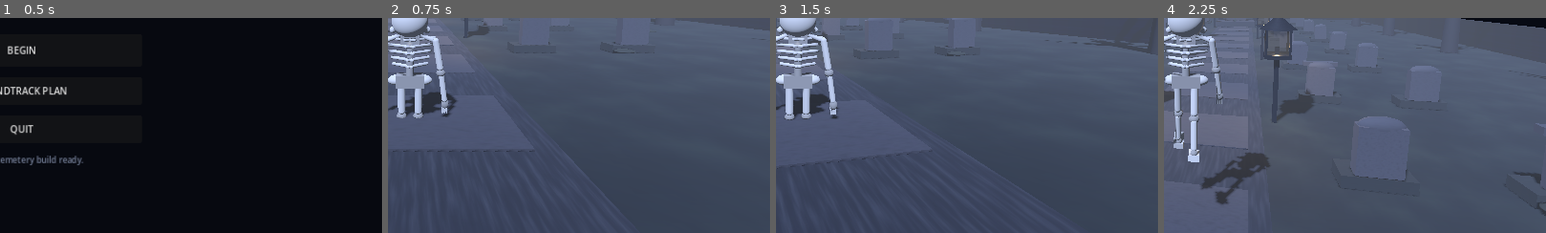
Above: before the commit, frames 1-4 (left to right).
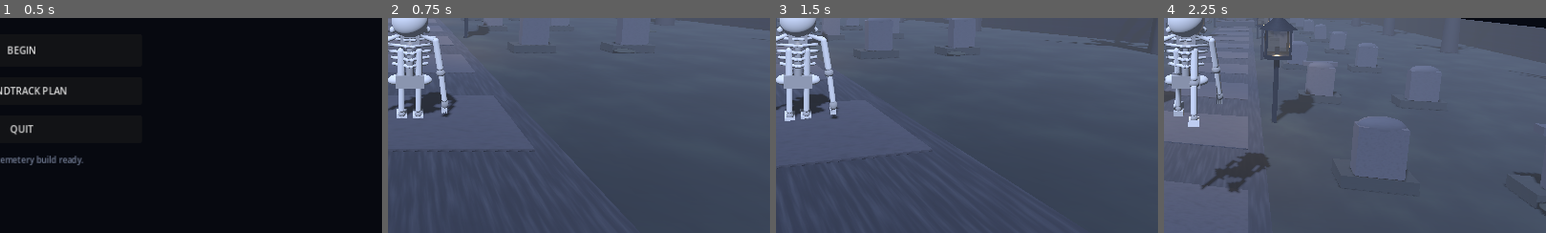
Above: after the commit, the same moments.

Repository: fuzeonspotify/outoftime
Game: Godot game, scene res://scenes/main.tscn
The game is run twice, just before and just after one commit, with the same random seed, the same clock (stepped at 60 frames per second) and the same inputs.
Inputs (mouse positions are % of the whole screen's width and height, from its top left):
- Up to frame 1 (0.5 s): no input
- Up to frame 2 (0.75 s): click "BEGIN" at 0.5 s
- Up to frame 3 (1.5 s): tap Enter at 1.25 s; move the mouse to (55, 50) at 1.27 s; hold W (move_forward) from 1.28 s (still down); hold E (interact) from 1.28 s (still down)
- Up to frame 4 (2.25 s): keep holding W (move_forward); tap Space (jump) at 1.52 s; move the mouse to (45, 50) at 2.02 s; release E (interact) at 2.03 s; tap Shift (sprint) at 2.1 s
The pictures show only the part of the screen within x 47-97%, y 44-94%; the shares and areas given below are measured in that part.

Frame 1 is identical in both runs. In frame 2, 0.7% of the frame differs, in the area x 2-10%, y 13-47%; in frame 3, 0.7%; in frame 4, 1.8%, in the area x 2-24%, y 13-87%.
Error in both runs: Invalid assignment of property or key 'volume_linear' with value of type 'float' on a base object of type 'AudioStreamPlayer'. (res://scripts/audio/music_direc…

Commit message:
Align upgraded skeleton model

Diff:
--- a/scenes/player.tscn
+++ b/scenes/player.tscn
@@ -1,10 +1,14 @@
-[gd_scene load_steps=3 format=3]
+[gd_scene load_steps=4 format=3]
 
 [ext_resource type="Script" path="res://scripts/player/third_person_controller.gd" id="1_player"]
 [ext_resource type="Script" path="res://scripts/models/player_skeleton_model.gd" id="2_model"]
+[ext_resource type="Script" path="res://scripts/models/model_alignment_fixes.gd" id="3_alignment"]
 
 [node name="SkeletonPlayer" type="CharacterBody3D"]
 script = ExtResource("1_player")
 
 [node name="PlayerModelUpgrade" type="Node" parent="."]
 script = ExtResource("2_model")
+
+[node name="ModelAlignmentFixes" type="Node" parent="."]
+script = ExtResource("3_alignment")
